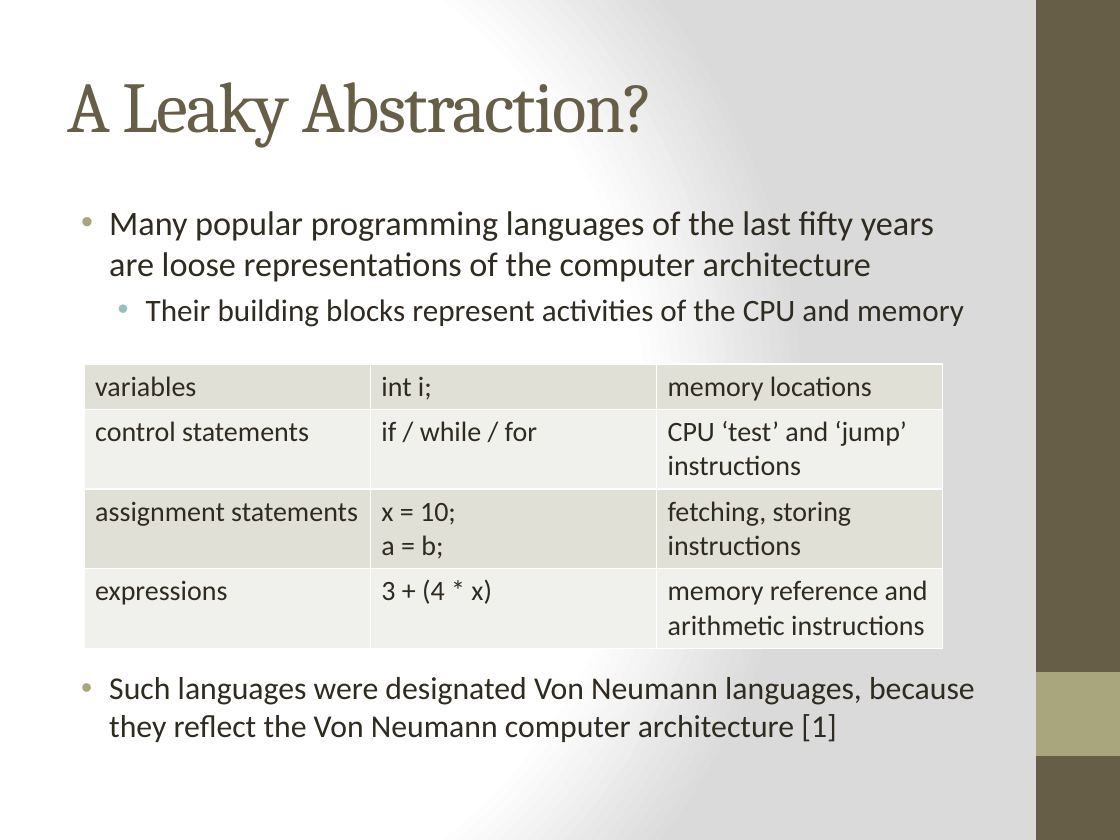
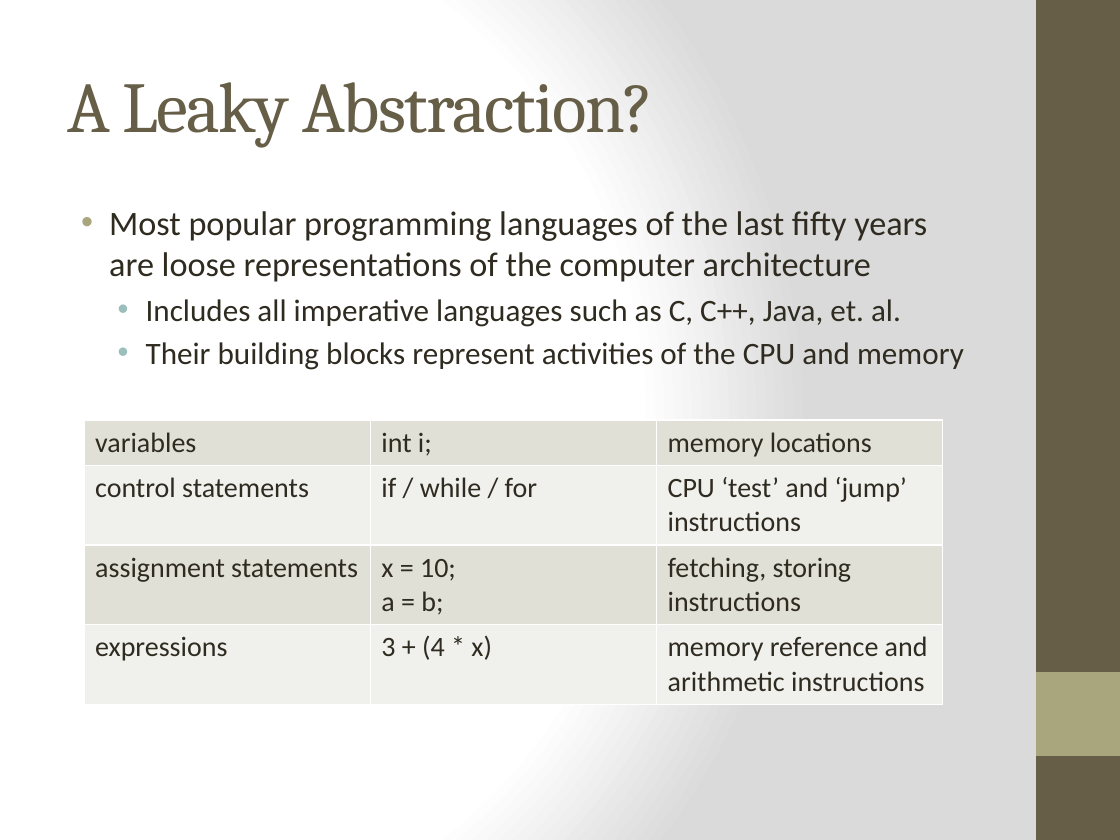
Before and after one commit to bjhartin/FoundationsOfFunctionalProgramming, a slide deck: slide 3 of FoundationsOfFunctionalProgramming.pptx. Drawn at 1120x840 pixels with LibreOffice and Linux fonts; fonts in the diff are those of the drawing. Boxes give left, top, right and bottom in pixels: in the first picture for what was removed or moved away, otherwise in the second. Text is boxed around its words. In the diff, an @@ line names an element or a change of style, - is before the commit and + after.

```diff
--- a/FoundationsOfFunctionalProgramming.pptx
+++ b/FoundationsOfFunctionalProgramming.pptx
@@ text at box(109, 211, 927, 327): text changed @@
-• Many popular programming languages of the last fifty years are loose representations of the computer architecture
+• Most popular programming languages of the last fifty years are loose representations of the computer architecture
+  • Includes all imperative languages such as C, C++, Java, et. al.
@@ table: place and size @@
-table at box(84, 364, 944, 644)
+table at box(84, 420, 944, 700)
@@ text removed at box(109, 677, 975, 742) @@
-• Such languages were designated Von Neumann languages, because they reflect the Von Neumann computer architecture [1]
```
Also in this commit, not shown: 8 other slides changed, 9 slides added, 2 slides removed, 5 other files.
